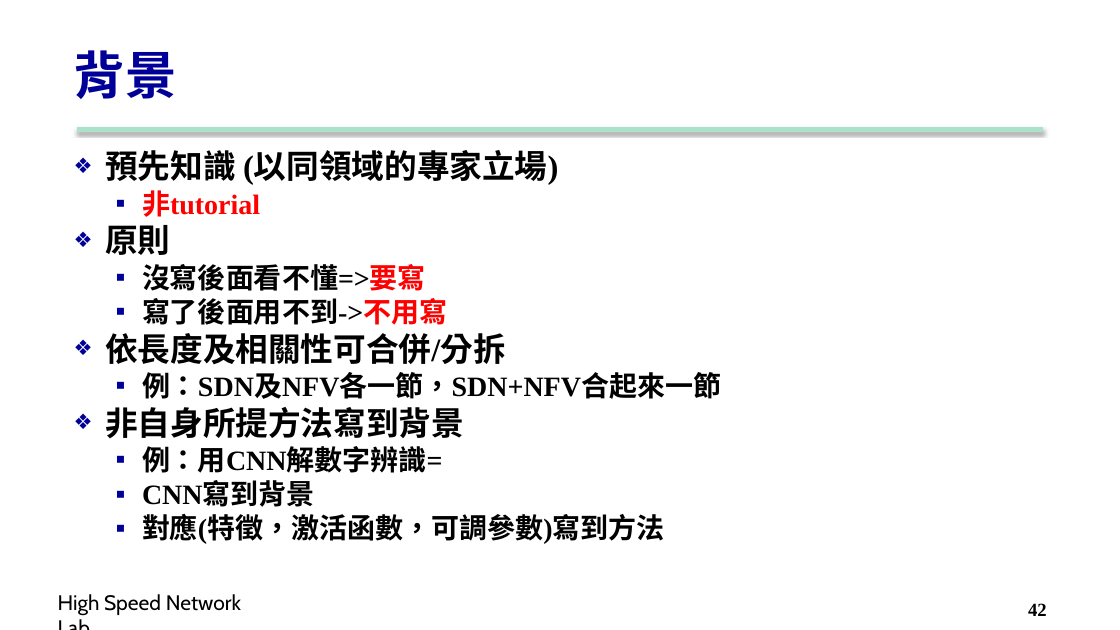
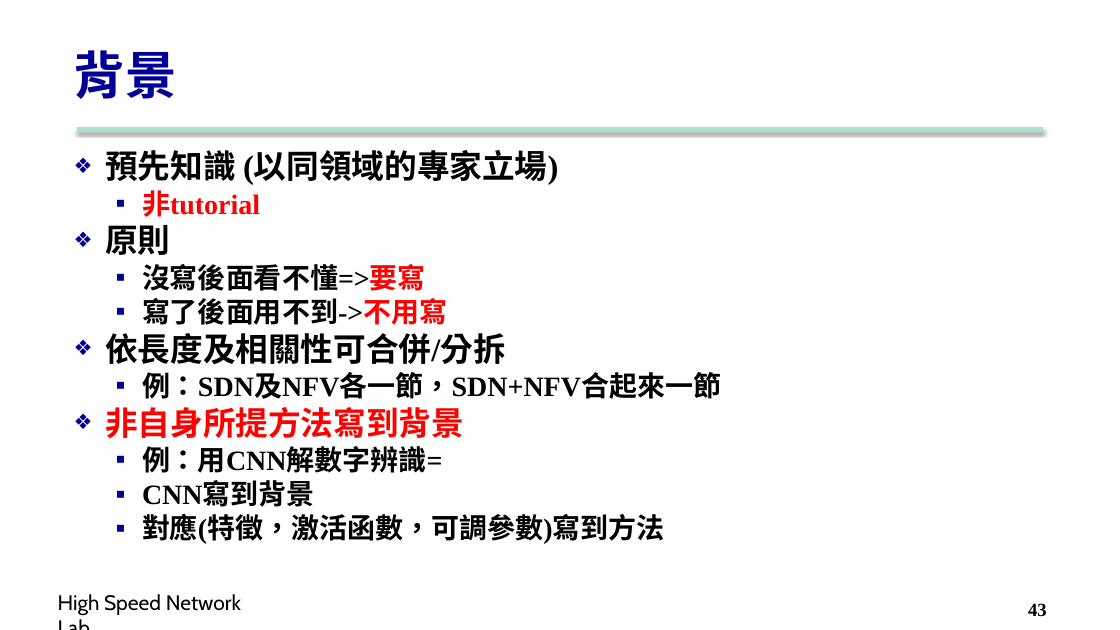
Before and after one commit to carina419/NTUST, a slide deck: slide 43 of MI5014701 科技研究與論文寫作 Technology Research and Thesis Writing/2. Structure.pptx (slide 42 before the commit). Drawn at 1120x630 pixels with LibreOffice and Linux fonts; fonts in the diff are those of the drawing; background and template pictures are left out. Boxes give left, top, right and bottom in pixels: in the first picture for what was removed or moved away, otherwise in the second. Text is boxed around its words. In the diff, an @@ line names an element or a change of style, - is before the commit and + after.

```diff
--- a/MI5014701 科技研究與論文寫作 Technology Research and Thesis Writing/2. Structure.pptx
+++ b/MI5014701 科技研究與論文寫作 Technology Research and Thesis Writing/2. Structure.pptx
@@ text at (105,407,464,438): text colour #000000 to #FF0000 in "非自身所提方法寫到背景" @@
@@ page number at (1028,603,1047,617): text changed @@
-42
+43
```
Also in this commit, not shown: 20 other slides changed, 4 slides added, 2 other files.
